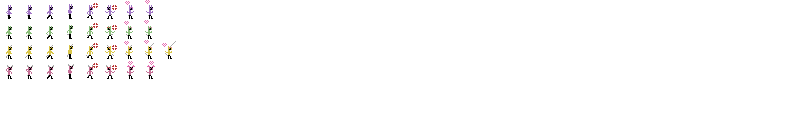
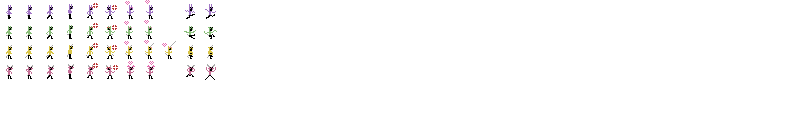
Layer changes from the first (800, 120) image to the second:
painted on "effect" over [112, 65, 118, 70]
painted on "bodyover" over [187, 9, 214, 76]
painted on "Layer 7" over [12, 4, 217, 75]
painted on "obdy" over [186, 7, 215, 80]
